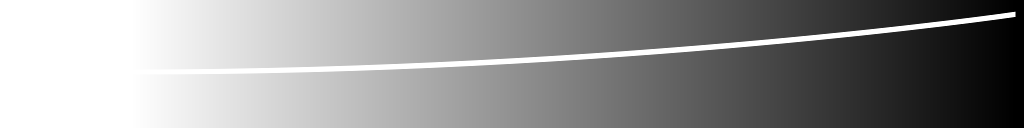
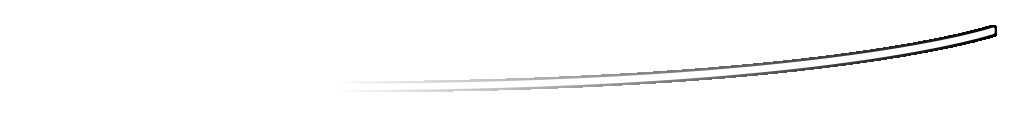
Two versions of the same layered image (1024px x 128px). Layer-by-layer changes:
moved "heat meter" above "ammo meter mask", painted on it over [140, 0, 1024, 128]
